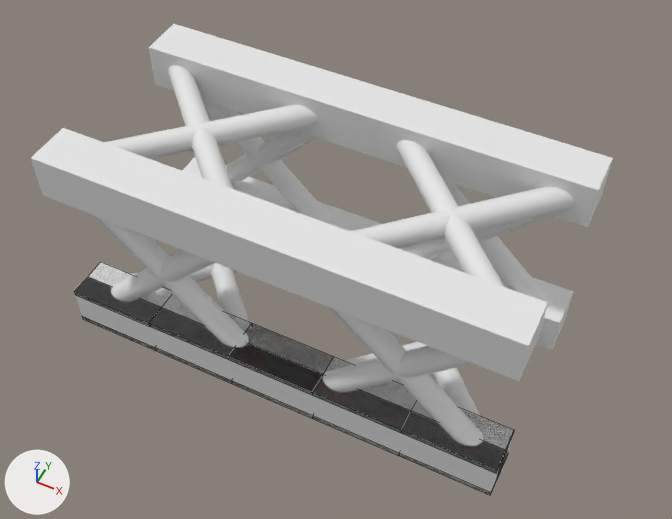
Renders of the Blender file BlenderAssets/MetalSupportBeams.blend from each side of a commit.
Both versions are drawn from a camera (50 mm lens) standing at (0.25, -1.87, 3.41) and looking at (-1.04, 0.7, 0.2). Lighting does not change. The marker at lower left points along +X, +Y and +Z. Mesh edges are drawn as thin lines on the coarser meshes.

In view in the first picture: 'SM_BMetalBeam', 'SM_BMetalBeamSmall'.
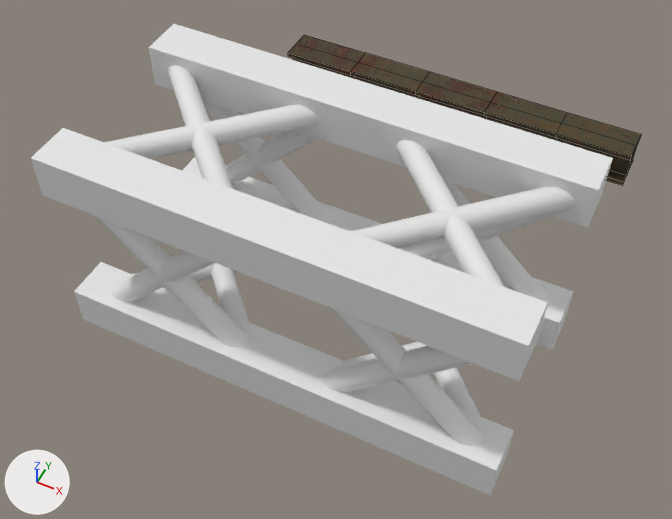
What differs and where, as boxes [x1, y1, x2, y2] in the pictures (672 x 519 px):
'SM_BMetalBeamSmall', moved: before [75, 264, 514, 495]; after [288, 35, 641, 186]

Diff of the bpy script that builds the scene:
```diff
--- a/BlenderAssets/MetalSupportBeams.blend.py
+++ b/BlenderAssets/MetalSupportBeams.blend.py
@@ ob_sm_bmetalbeamsmall @@
 ob_sm_bmetalbeamsmall = bpy.data.objects.new('SM_BMetalBeamSmall', me_cube_001)
-ob_sm_bmetalbeamsmall.location = (0.0, 0.0, 0.0)
+ob_sm_bmetalbeamsmall.location = (0.0, 2.0, 0.0)
```
